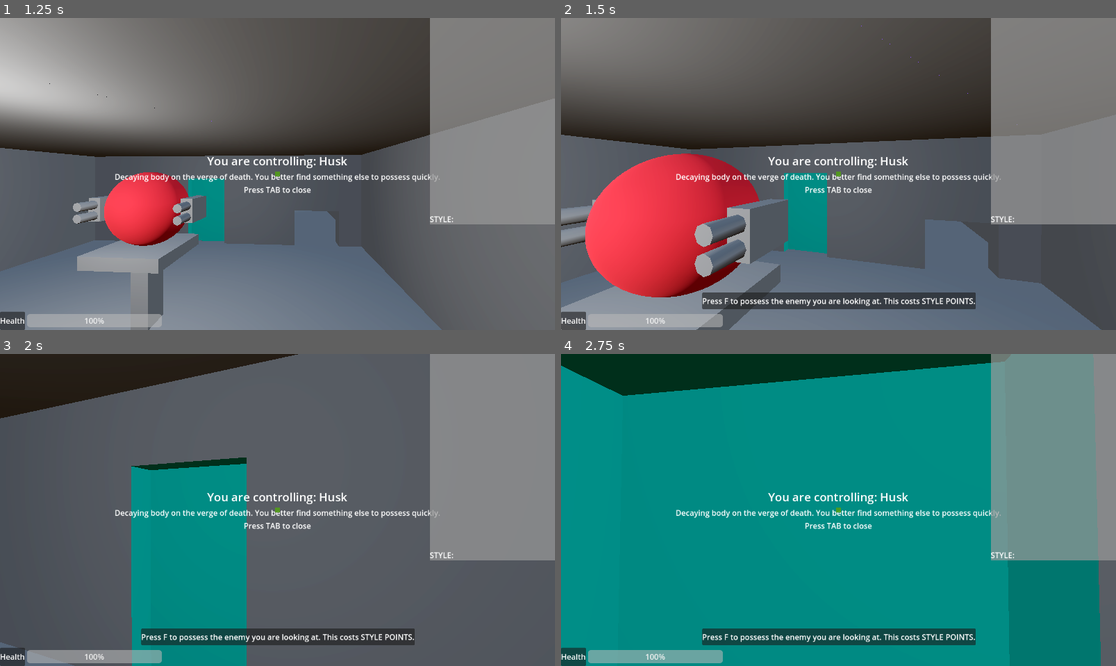
Above: before the commit, frames 1-4 (two rows, left to right).
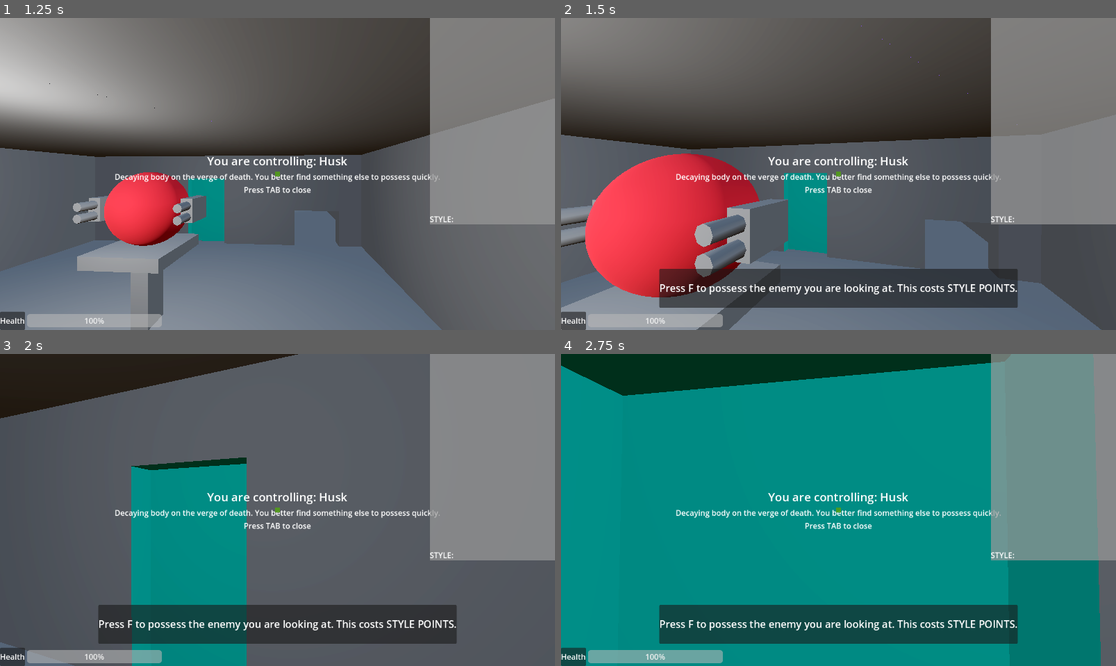
Above: after the commit, the same moments.

Repository: city-high-rider/soulswap
Game: Godot game, scene res://test_level.tscn
Two runs of this game, one before a commit and one after it. Both use one fixed random seed, a clock stepped at 60 frames per second and the inputs below. Sound files missing from this copy of the repository are replaced by a short silence.
Inputs (mouse positions are in pixels of both pictures, inside the frame that each line leads up to):
- Up to frame 1 (1.25 s): tap Enter at 0.5 s; move the mouse to (305, 174) at 0.52 s; hold W (forward) from 0.53 s (still down); tap F (possess) at 0.6 s; tap Space (jump) at 0.77 s
- Up to frame 2 (1.5 s): keep holding W (forward); move the mouse to (810, 174) at 1.27 s; click (810, 174) at 1.35 s
- Up to frame 3 (2 s): keep holding W (forward); tap Space (jump) at 1.52 s
- Up to frame 4 (2.75 s): keep holding W (forward); tap F (possess) at 2 s; move the mouse to (849, 503) at 2.02 s; hold Right mouse button (secondary_action) from 2.03 s (still down)

Frame 1 is identical in both runs. In frame 2, 6.3% of the frame differs, in the area x 17-83%, y 80-94%; in frame 3, 6.2%; in frame 4, 6.4%.

Commit message:
make popup messages bigger

Diff:
--- a/ghosts/player_ghost.tscn
+++ b/ghosts/player_ghost.tscn
@@ -15,6 +15,9 @@
 
 [sub_resource type="StyleBoxFlat" id="StyleBoxFlat_gojlh"]
 bg_color = Color(0.321569, 0.615686, 0.0941176, 0.882353)
+
+[sub_resource type="LabelSettings" id="LabelSettings_ombsv"]
+font_size = 21
 
 [sub_resource type="StyleBoxFlat" id="StyleBoxFlat_8667k"]
 bg_color = Color(0.960784, 0.0235294, 0.0470588, 0)
@@ -87,10 +90,10 @@
 anchor_top = 1.0
 anchor_right = 0.5
 anchor_bottom = 1.0
-offset_left = -256.0
-offset_top = -88.0
-offset_right = 257.0
-offset_bottom = -33.0
+offset_left = -311.0
+offset_top = -137.0
+offset_right = 310.0
+offset_bottom = -36.0
 grow_horizontal = 2
 grow_vertical = 0
 theme_override_constants/margin_left = 10
@@ -104,6 +107,7 @@
 
 [node name="Label" type="Label" parent="PopupText"]
 layout_mode = 2
+label_settings = SubResource("LabelSettings_ombsv")
 horizontal_alignment = 1
 
 [node name="HurtIndicator" type="Panel" parent="."]
Not shown: 1 places in ghosts/player_ghost.tscn that only renumber resources
